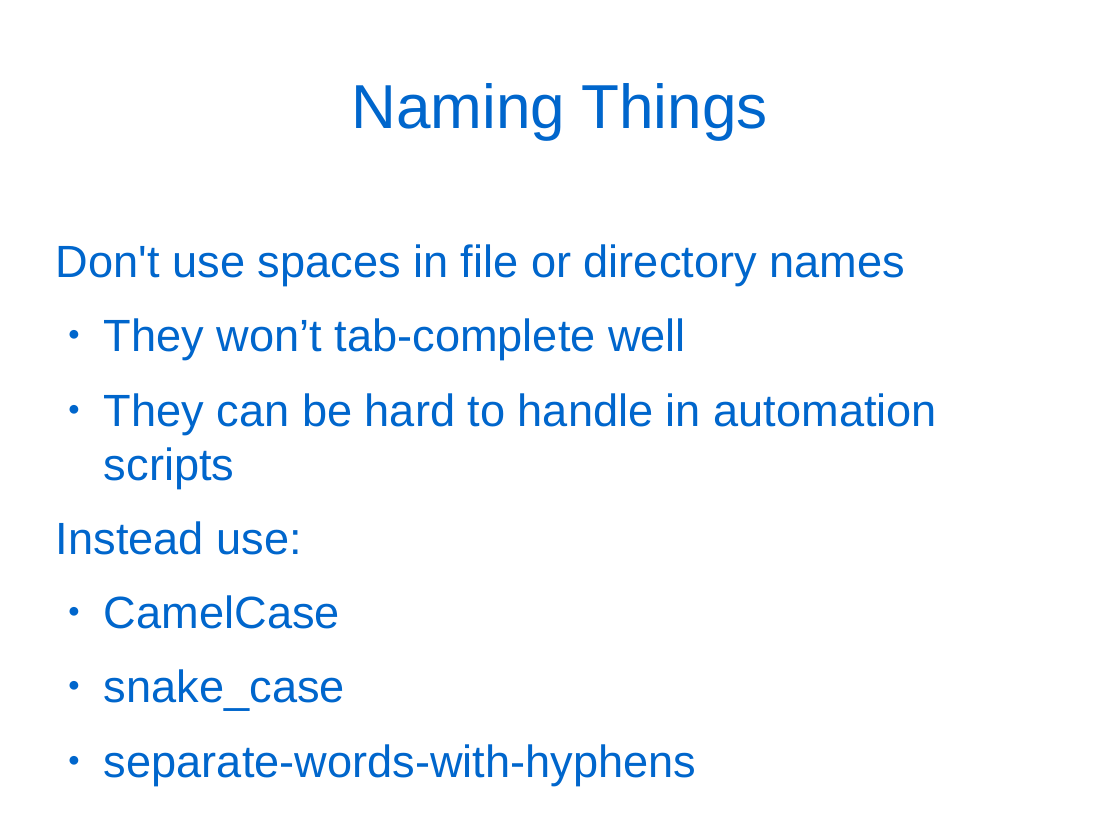
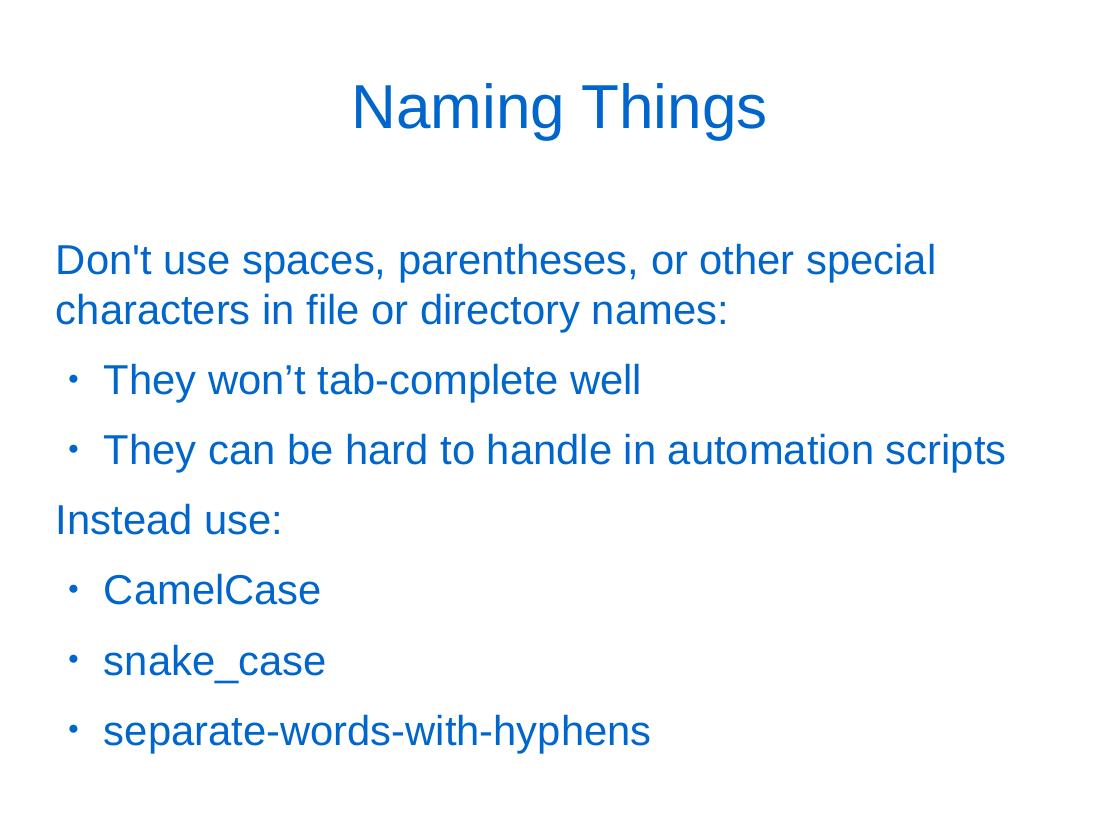
Before and after one commit to douglatornell/UQAR-Winter-School, a slide deck: slide 35 of slides.odp. Drawn at 1120x840 pixels with LibreOffice and Linux fonts; fonts in the diff are those of the drawing. Boxes give left, top, right and bottom in pixels: in the first picture for what was removed or moved away, otherwise in the second. Text is boxed around its words. In the diff, an @@ line names an element or a change of style, - is before the commit and + after.

```diff
--- a/slides.odp
+++ b/slides.odp
@@ text at (x1=56, y1=243, x2=936, y2=333): text changed; size 32 to 29.6 pt @@
-Don't use spaces in file or directory names
+Don't use spaces, parentheses, or other special characters in file or directory names:
@@ text at (x1=56, y1=363, x2=1007, y2=753): size 32 to 29.6 pt in "They won’t tab-complete well", "They can be hard to handle in ...", "Instead use:", "CamelCase" and 2 more places @@
```
Also in this commit, not shown: 9 other slides changed, 6 slides added, 1 slide removed.
